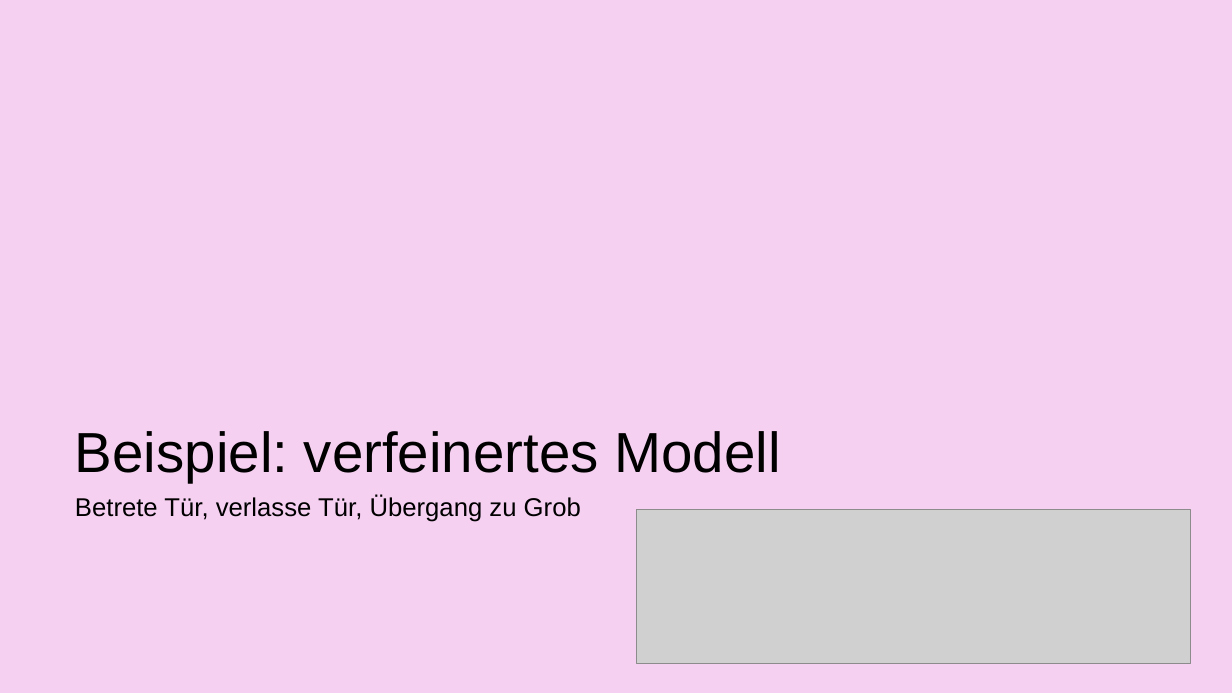
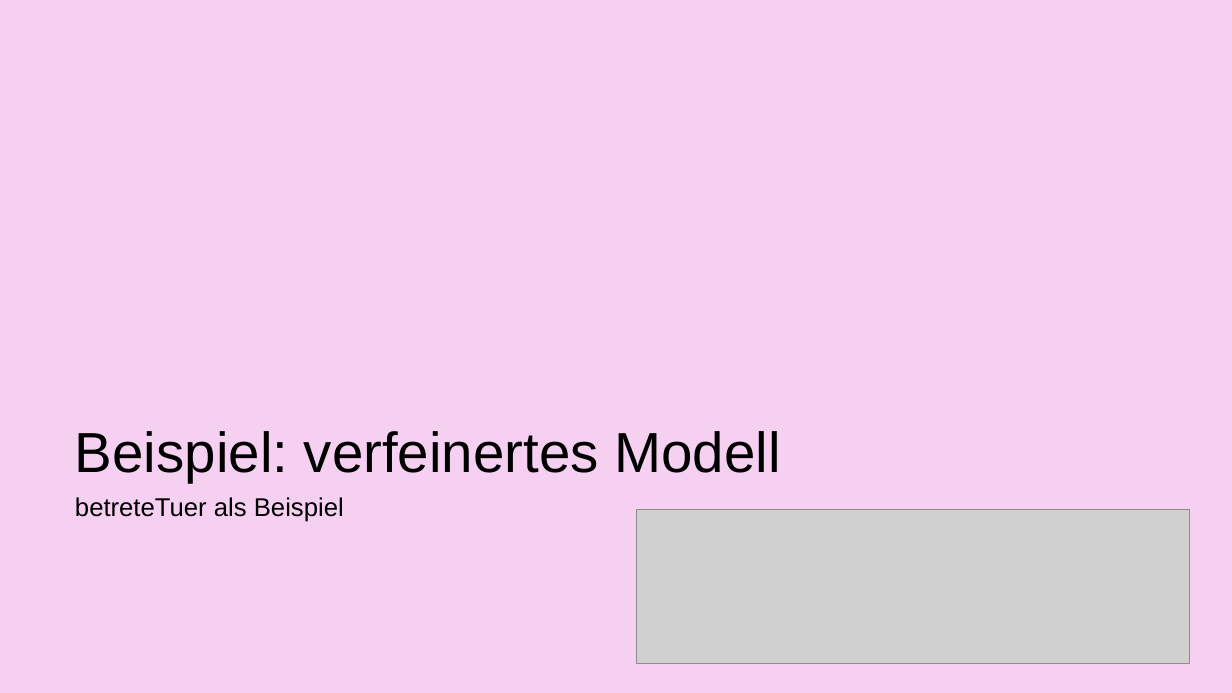
Before and after one commit to AnnaLiviaMartin/rs-smart-home, a slide deck: slide 46 of presentation/Smart_Home_Zugangskontrollsystem.pptx (slide 45 before the commit). Drawn at 1232x693 pixels with LibreOffice and Linux fonts; fonts in the diff are those of the drawing; grey boxes stand for pictures; background and template pictures are left out. Boxes give left, top, right and bottom in pixels: in the first picture for what was removed or moved away, otherwise in the second. Text is boxed around its words. In the diff, an @@ line names an element or a change of style, - is before the commit and + after.

```diff
--- a/presentation/Smart_Home_Zugangskontrollsystem.pptx
+++ b/presentation/Smart_Home_Zugangskontrollsystem.pptx
@@ text at <box>75,497,344,522</box>: text changed @@
-Betrete Tür, verlasse Tür, Übergang zu Grob
+betreteTuer als Beispiel
```
Also in this commit, not shown: 11 other slides changed, 1 slide added, 7 slides removed.
